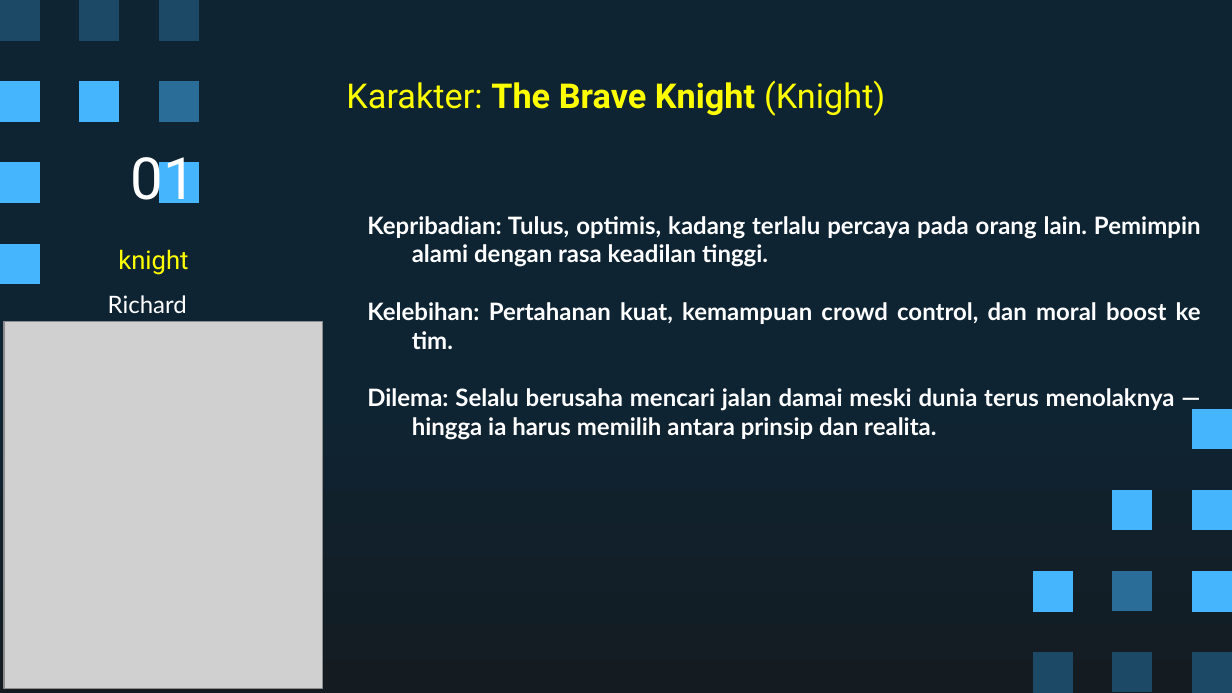
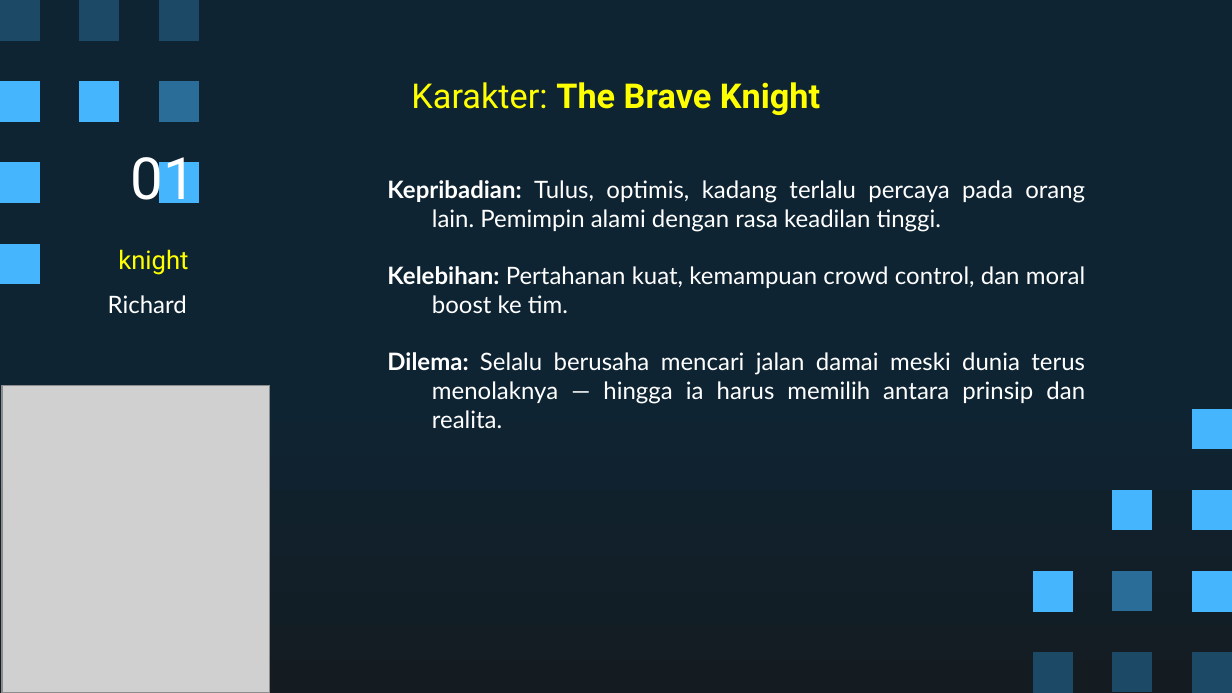
Before and after one commit to Ricardhad/gameProgProject, a slide deck: slide 5 of Super Pixel Vintage Gaming by Slidesgo.pptx. Drawn at 1232x693 pixels with LibreOffice and Linux fonts; fonts in the diff are those of the drawing; grey boxes stand for pictures. Boxes give left, top, right and bottom in pixels: in the first picture for what was removed or moved away, otherwise in the second. Text is boxed around its words. In the diff, an @@ line names an element or a change of style, - is before the commit and + after.

```diff
--- a/Super Pixel Vintage Gaming by Slidesgo.pptx
+++ b/Super Pixel Vintage Gaming by Slidesgo.pptx
@@ title at (411, 82, 820, 115): text changed; bold on @@
-Karakter: The Brave Knight (Knight)
+Karakter: The Brave Knight
@@ subtitle "Kepribadian: Tulus, optimis, kadang terlalu ...": place and size @@
-subtitle "Kepribadian: Tulus, optimis, kadang terlalu ..." at (367, 216, 1201, 440)
+subtitle "Kepribadian: Tulus, optimis, kadang terlalu ..." at (387, 180, 1085, 428)
@@ subtitle "Kepribadian: Tulus, optimis, kadang terlalu ..." at (387, 180, 1085, 428): bold off in "Tulus, optimis, kadang terlalu percaya pada orang ...", "Pertahanan kuat, kemampuan crowd control, dan moral ...", "Selalu berusaha mencari jalan damai meski dunia ..." @@
@@ picture: place and size @@
-picture at (4, 322, 323, 687)
+picture at (2, 386, 270, 693)
```
Also in this commit, not shown: 8 other slides changed.
